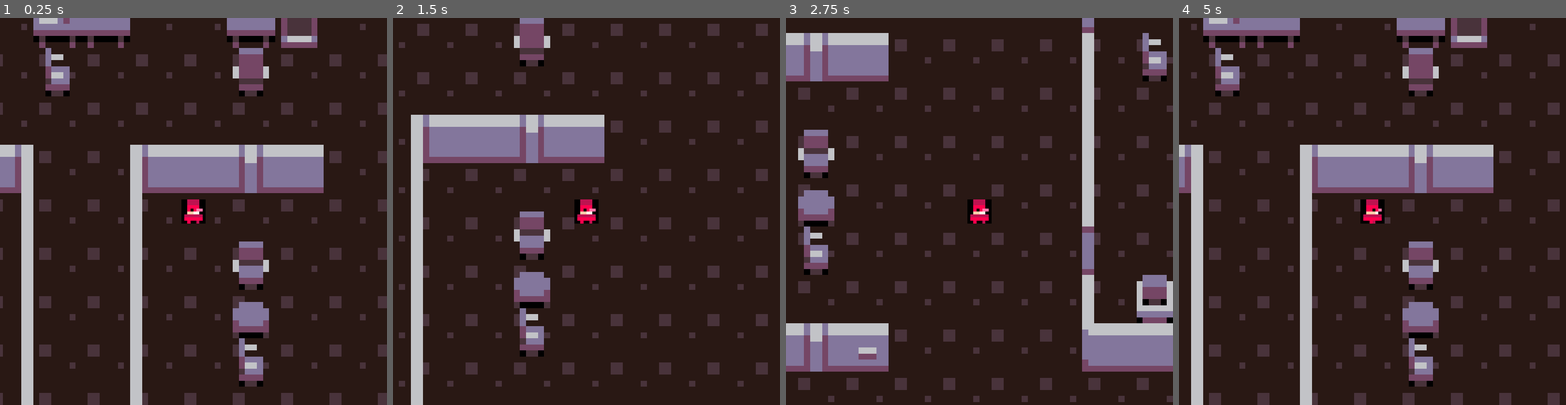
Above: before the commit, frames 1-4 (left to right).
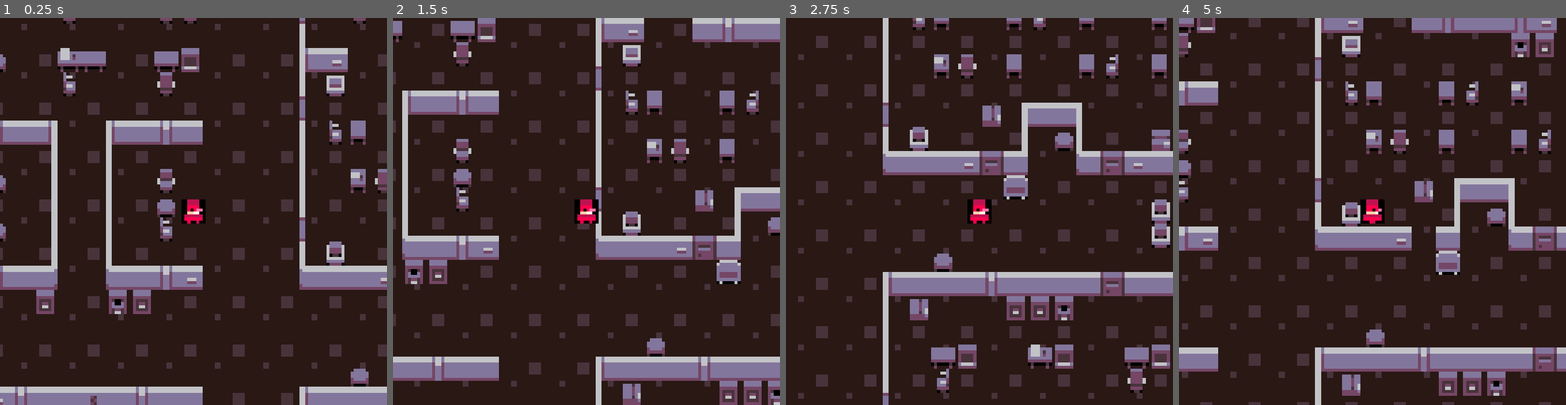
Above: after the commit, the same moments.

Repository: dwexel/global_game_jam_2026
Game: Godot game, scene res://Main.tscn
Two runs of this game, one before a commit and one after it. Both use one fixed random seed, a clock stepped at 60 frames per second and the inputs below.
Inputs:
- Up to frame 1 (0.25 s): no input
- Up to frame 2 (1.5 s): tap Enter at 0.5 s; hold D (right) 0.53-1.28 s; hold S (down) from 1.28 s (still down)
- Up to frame 3 (2.75 s): release S (down) at 2.03 s; hold D (right) from 2.03 s (still down)
- Up to frame 4 (5 s): release D (right) at 2.78 s; hold W (up) 2.78-3.53 s; hold A (left) from 3.53 s (still down)

The runs differ from the first frame. In frame 1, 33% of the frame differs, in the area x 0-100%, y 0-100%; in frame 2, 41%; in frame 3, 42%; in frame 4, 43%.

Commit message:
reset scale

Diff:
--- a/Main.tscn
+++ b/Main.tscn
@@ -15,7 +15,6 @@
 tile_set = ExtResource("1_r0du0")
 
 [node name="Level" type="TileMapLayer" parent="." unique_id=1538573965]
-scale = Vector2(2, 2)
 tile_map_data = PackedByteArray("AAAWABYAAAAEAAMAAAAVABYAAAABAAMAAAAUABYAAAACAAAAAAATABYAAAABAAMAAAASABYAAAABAAMAAAARAB …(12032 unchanged characters)…
 tile_set = ExtResource("1_r0du0")
 script = ExtResource("2_r0du0")
--- /dev/null
+++ b/evidence-computer.tscn
@@ -0,0 +1,67 @@
+[gd_scene format=3 uid="uid://cah3wqig1nplh"]
+
+[ext_resource type="Script" path="res://evidence-paper.gd" id="1_kfaox"]
+[ext_resource type="Texture2D" path="res://assets/computerOverlay.png" id="2_utkai"]
+[ext_resource type="Script" path="res://label.gd" id="3_g0kcb"]
+
+[sub_resource type="StyleBoxTexture" id="StyleBoxTexture_14cls"]
+texture = ExtResource("2_utkai")
+texture_margin_left = 20.0
+texture_margin_top = 20.0
+texture_margin_right = 20.0
+texture_margin_bottom = 20.0
+
+[sub_resource type="Theme" id="Theme_p1iy4"]
+PanelContainer/styles/panel = SubResource("StyleBoxTexture_14cls")
+
+[sub_resource type="LabelSettings" id="LabelSettings_xeepr"]
+font_size = 4
+font_color = Color(0.023529412, 0.3529412, 0.70980394, 1)
+
+[node name="Evidence" type="Control" unique_id=1674041078]
+z_index = 10
+layout_mode = 3
+anchors_preset = 15
+anchor_right = 1.0
+anchor_bottom = 1.0
+grow_horizontal = 2
+grow_vertical = 2
+size_flags_horizontal = 3
+size_flags_vertical = 3
+script = ExtResource("1_kfaox")
+
+[node name="CanvasLayer" type="CanvasLayer" parent="." unique_id=1954128231]
+
+[node name="PanelContainer" type="PanelContainer" parent="." unique_id=602557023]
+layout_mode = 1
+anchors_preset = -1
+anchor_right = 1.0
+anchor_bottom = 1.0
+grow_horizontal = 2
+grow_vertical = 2
+theme = SubResource("Theme_p1iy4")
+
+[node name="ScrollContainer" type="ScrollContainer" parent="PanelContainer" unique_id=1589612198]
+layout_mode = 2
+
+[node name="Label" type="Label" parent="PanelContainer/ScrollContainer" unique_id=1900564028]
+custom_minimum_size = Vector2(88, 128)
+layout_mode = 2
+theme_override_colors/font_color = Color(1, 1, 1, 1)
+text = "\"EMP4a
+can you believe Torrence?
+
+EMP2q
+no what happened
+
+EMP4a
+they ARRESTED HIM! public intoxication. how’d you not see this? it was on the news before legal took it down
+
+EMP2q
+nah, i was stuck in office all night, dude lol. that’s crazy, tho.
+
+INT. SYSTEMS
+PLEASE DO NOT SPREAD RUMORS ABOUT OUR VICE PRESIDENT. RETURN TO YOUR TASKS. \""
+label_settings = SubResource("LabelSettings_xeepr")
+autowrap_mode = 3
+script = ExtResource("3_g0kcb")
--- /dev/null
+++ b/evidence-paper.tscn
@@ -0,0 +1,58 @@
+[gd_scene format=3 uid="uid://dup8enajdqtuk"]
+
+[ext_resource type="Texture2D" path="res://assets/paperOverlay.png" id="1_ya0bf"]
+
+[sub_resource type="StyleBoxTexture" id="StyleBoxTexture_225fb"]
+content_margin_left = 16.0
+content_margin_top = 16.0
+content_margin_bottom = 8.0
+texture = ExtResource("1_ya0bf")
+
+[sub_resource type="Theme" id="Theme_p1iy4"]
+PanelContainer/styles/panel = SubResource("StyleBoxTexture_225fb")
+
+[sub_resource type="LabelSettings" id="LabelSettings_225fb"]
+font_size = 4
+font_color = Color(0.63529414, 0.53333336, 0.4745098, 1)
+
+[node name="Evidence2" type="Control" unique_id=1674041078]
+layout_mode = 3
+anchors_preset = 15
+anchor_right = 1.0
+anchor_bottom = 1.0
+grow_horizontal = 2
+grow_vertical = 2
+size_flags_horizontal = 3
+size_flags_vertical = 3
+
+[node name="PanelContainer" type="PanelContainer" parent="." unique_id=602557023]
+layout_mode = 1
+anchors_preset = -1
+anchor_right = 1.0
+anchor_bottom = 1.0
+grow_horizontal = 2
+grow_vertical = 2
+theme = SubResource("Theme_p1iy4")
+
+[node name="ScrollContainer" type="ScrollContainer" parent="PanelContainer" unique_id=1589612198]
+layout_mode = 2
+
+[node name="Label" type="Label" parent="PanelContainer/ScrollContainer" unique_id=1900564028]
+custom_minimum_size = Vector2(96, 128)
+layout_mode = 2
+text = "\"EMP4a
+can you believe Torrence?
+
+EMP2q
+no what happened
+
+EMP4a
+they ARRESTED HIM! public intoxication. how’d you not see this? it was on the news before legal took it down
+
+EMP2q
+nah, i was stuck in office all night, dude lol. that’s crazy, tho.
+
+INT. SYSTEMS
+PLEASE DO NOT SPREAD RUMORS ABOUT OUR VICE PRESIDENT. RETURN TO YOUR TASKS. \""
+label_settings = SubResource("LabelSettings_225fb")
+autowrap_mode = 3
Not shown: 1 places in Main.tscn that only renumber resources
